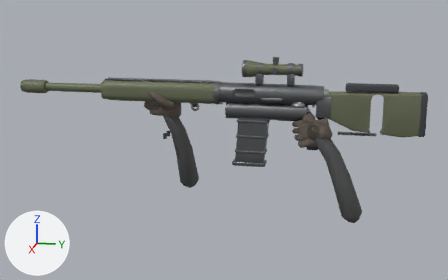
A saved change to the FBX model Assets/_Project/Art/Models/Resources/Kordon/Weapons/sr338.fbx.
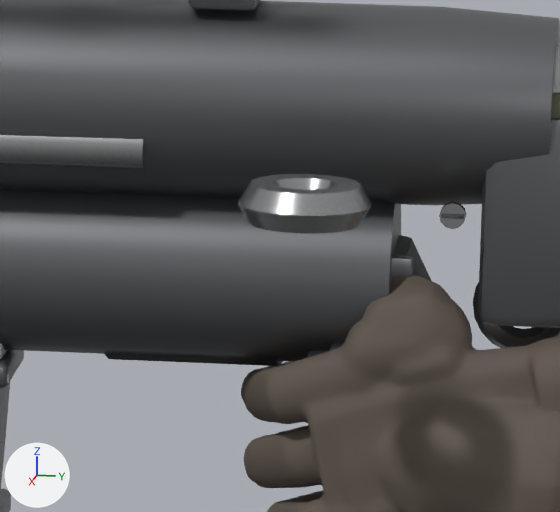
There are two pictures of each version: one whole from a 50 mm lens placed at (1.612, 0.108, 0.329), pointed at (0.004, -0.214, -0.072), one close up on the part from 60% to 72% of the width and 30% to 49% of the height. The axes (+X, +Y, +Z) are drawn at lower left. The lights are the same throughout. The older version's two pictures come first. Vertices at exactly the same position are counted once.

The scene before the commit, as lines of its bpy script (objects in view):
```python
me_handright = bpy.data.meshes.new('HandRight')
me_handright.from_pydata(...)  # 5088 vertices, 9210 faces; spans x -0.023..0.067, y -0.031..0.161, z -0.271..0.017
# faces by material slot: [9112, 98]
me_handright.materials.append(mat_krd_glove_leather)  # brown #61574e
me_handright.materials.append(mat_krd_gun_polymer)  # dark grey #4f4f50
me_magazine = bpy.data.meshes.new('Magazine')
me_magazine.from_pydata(...)  # 1400 vertices, 1360 faces; spans x -0.02..0.02, y -0.056..0.048, z -0.159..0.0
# faces by material slot: [1210, 150]
me_magazine.materials.append(mat_krd_gun_metal)  # grey #6f7174
me_magazine.materials.append(mat_krd_gun_bare)  # grey #b1b2b4
me_sr338 = bpy.data.meshes.new('sr338')
me_sr338.from_pydata(...)  # 9203 vertices, 7422 faces; spans x -0.031..0.098, y -0.799..0.305, z -0.086..0.154
# faces by material slot: [2884, 1445, 1040, 1787, 170, 96]
me_sr338.materials.append(mat_krd_gun_metal)  # grey #6f7174
me_sr338.materials.append(mat_krd_gun_bare)  # grey #b1b2b4
me_sr338.materials.append(mat_krd_rubber)  # dark grey #45454b
me_sr338.materials.append(mat_krd_gun_olive)  # greyish green #696e55
me_sr338.materials.append(mat_krd_gun_polymer)  # dark grey #4f4f50
me_sr338.materials.append(mat_krd_glass)  # light grey #c4cece
ob_handright = bpy.data.objects.new('HandRight', me_handright)
ob_handright.location = (0.0, 0.0, 0.0)
ob_magazine = bpy.data.objects.new('Magazine', me_magazine)
ob_magazine.location = (0.0, -0.134, 0.02)
ob_sr338 = bpy.data.objects.new('sr338', me_sr338)
ob_sr338.location = (0.0, 0.0, 0.0)
```
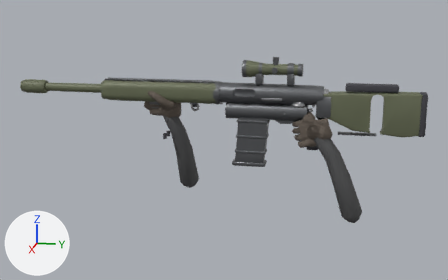
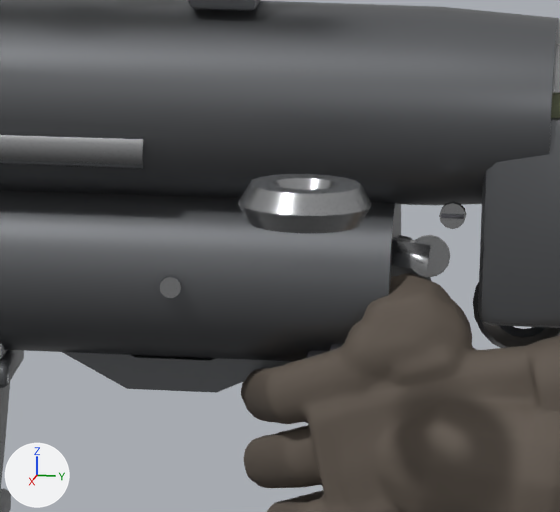
What the commit changed:
me_sr338 is used by ob_sr338; location (0.0, 0.0, 0.0).
me_sr338 had 9203 vertices, 7422 faces and spanned x -0.031..0.098, y -0.799..0.305, z -0.086..0.154.
me_sr338 now has 9249 vertices, 7517 faces and spans x -0.031..0.098, y -0.799..0.305, z -0.086..0.154.
me_sr338 part 1: a new loose piece, a 16-sided cylinder along x spanning x 0.0248..0.0264, y -0.051..-0.0454, z 0.0087..0.0143, in mat_krd_gun_bare (grey #b1b2b4).
me_sr338 part 2: the loose piece of 36 vertices spanning x -0.007..0.007, y -0.079..-0.007, z -0.012..0.015 is rebuilt with 40 vertices and now spans x -0.007..0.007, y -0.088..-0.008, z -0.02..0.019.
me_sr338 part 3: a new loose piece of 16 vertices spanning x 0.012..0.016, y 0.0..0.018, z 0.017..0.025, in mat_krd_gun_bare (grey #b1b2b4).
Part 4, on me_sr338:
70 vertices are removed from x -0.007..0.016, y -0.078..0.014, z -0.01..0.02.
167 faces are deleted.
11 vertices move within x -0.017..0.017, y -0.006..0.032, z -0.066..0.02.
47 vertices are added at x -0.007..0.014, y -0.088..0.024, z -0.011..0.026.
4 new faces join them, mat_krd_gun_metal (grey #6f7174).
109 new faces join them, mat_krd_rubber (dark grey #45454b).
48 new faces join them, mat_krd_gun_bare (grey #b1b2b4).
Other edits to the shape of me_sr338 do not show in these pictures.

Location of each change, [x1, y1, x2, y2] in pixels of the close-ups (560 x 512 px; the box of a moved part takes in the faces that stretch with it):
'sr338', reshaped
    before: [0, 0, 560, 366]
    after: [0, 0, 560, 393]
part 1 of me_sr338, added
    after: [160, 276, 181, 298]
part 2 of me_sr338, rebuilt
    before: [105, 354, 283, 366]
    after: [62, 352, 292, 393]
part 3 of me_sr338, added
    after: [391, 237, 431, 271]
part 4 of me_sr338, moved or reshaped
    before: [0, 38, 436, 277]
    after: [0, 38, 450, 277]
